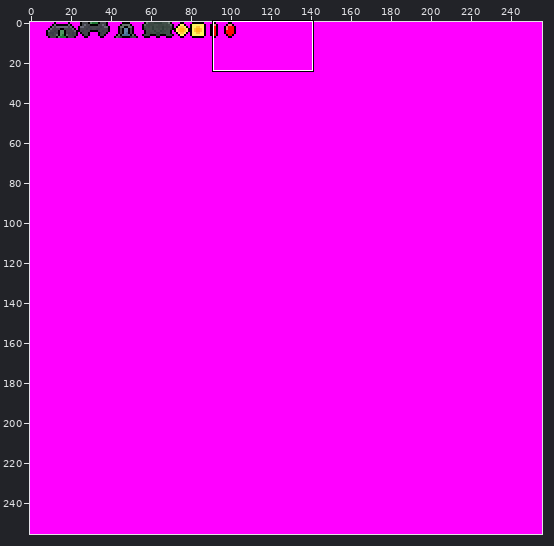
One commit to this pixel-art file: game/aseprite/spritesheet.aseprite. The picture above shows the old version from afar; the outline marks the close-up.
Close-up. The starting point:
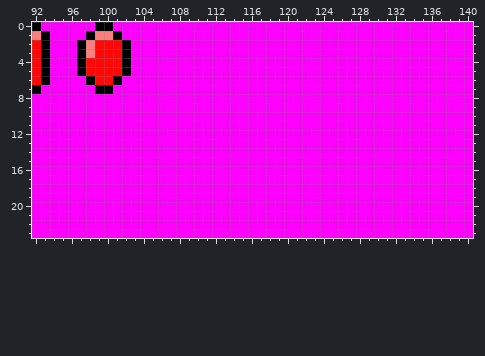
256x256 pixels, 1 frame. Shown: x 92..140, y 0..23.
New version:
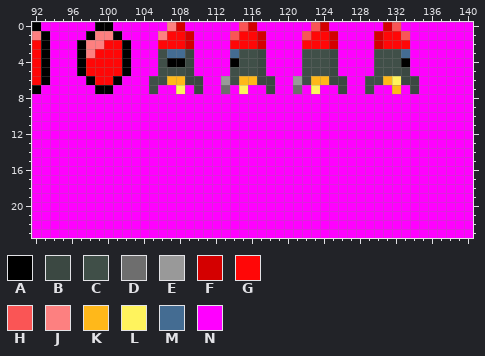
Palette (. is transparent): A #000000  B #3b4842  C #404f48  D #6e6e6e  E #999999  F #d40000  G #ff0707  H #fa5555  J #fd8080  K #ffb81a  L #fff35d  M #446c92  N #ff00ff
What changed:
{"where": "layer \"bullet_lazer\""}
{"y":0,"x":107,"old":"NN","new":"JF"}
{"y":0,"x":115,"old":"NN","new":"HF"}
{"y":0,"x":123,"old":"NN","new":"HF"}
{"y":0,"x":131,"old":"NN","new":"FH"}
{"y":1,"x":106,"old":"NNNN","new":"JGGF"}
{"y":1,"x":114,"old":"NNNN","new":"HGGF"}
{"y":1,"x":122,"old":"NNNN","new":"HGGF"}
{"y":1,"x":130,"old":"NNNN","new":"FGGH"}
{"y":2,"x":99,"old":"G","new":"J"}
{"y":2,"x":106,"old":"NNNN","new":"GGGF"}
{"y":2,"x":114,"old":"NNNN","new":"GGGF"}
{"y":2,"x":122,"old":"NNNN","new":"GGGF"}
{"y":2,"x":130,"old":"NNNN","new":"FGGG"}
{"y":3,"x":106,"old":"NNNN","new":"CMMB"}
{"y":3,"x":114,"old":"NNNN","new":"MCCB"}
{"y":3,"x":122,"old":"NNNN","new":"CCCB"}
{"y":3,"x":130,"old":"NNNN","new":"CCCM"}
{"y":4,"x":106,"old":"NNNN","new":"CAAB"}
{"y":4,"x":114,"old":"NNNN","new":"ACCB"}
{"y":4,"x":122,"old":"NNNN","new":"CCCB"}
{"y":4,"x":130,"old":"NNNN","new":"CCCA"}
{"y":5,"x":106,"old":"NNNN","new":"CCCB"}
{"y":5,"x":114,"old":"NNNN","new":"CCCB"}
{"y":5,"x":122,"old":"NNNN","new":"CCCB"}
{"y":5,"x":130,"old":"NNNN","new":"CCCB"}
{"y":6,"x":105,"old":"NNNNNN","new":"CCKKBB"}
{"y":6,"x":113,"old":"NNNNNN","new":"ECKKBB"}
{"y":6,"x":121,"old":"NNNNNN","new":"ECKKBB"}
{"y":6,"x":129,"old":"NNNNNN","new":"CCKLBB"}
{"y":7,"x":105,"old":"N","new":"C"}
{"y":7,"x":108,"old":"N","new":"L"}
{"y":7,"x":110,"old":"N","new":"B"}
{"y":7,"x":113,"old":"N","new":"D"}
{"y":7,"x":115,"old":"N","new":"L"}
{"y":7,"x":118,"old":"N","new":"B"}
{"y":7,"x":121,"old":"N","new":"D"}
{"y":7,"x":123,"old":"N","new":"L"}
{"y":7,"x":126,"old":"N","new":"B"}
{"y":7,"x":129,"old":"N","new":"C"}
{"y":7,"x":132,"old":"N","new":"K"}
{"y":7,"x":134,"old":"N","new":"B"}
{"label":"changed","picture_box":[149,22,419,94]}
{"label":"changed","picture_box":[95,40,104,49]}
